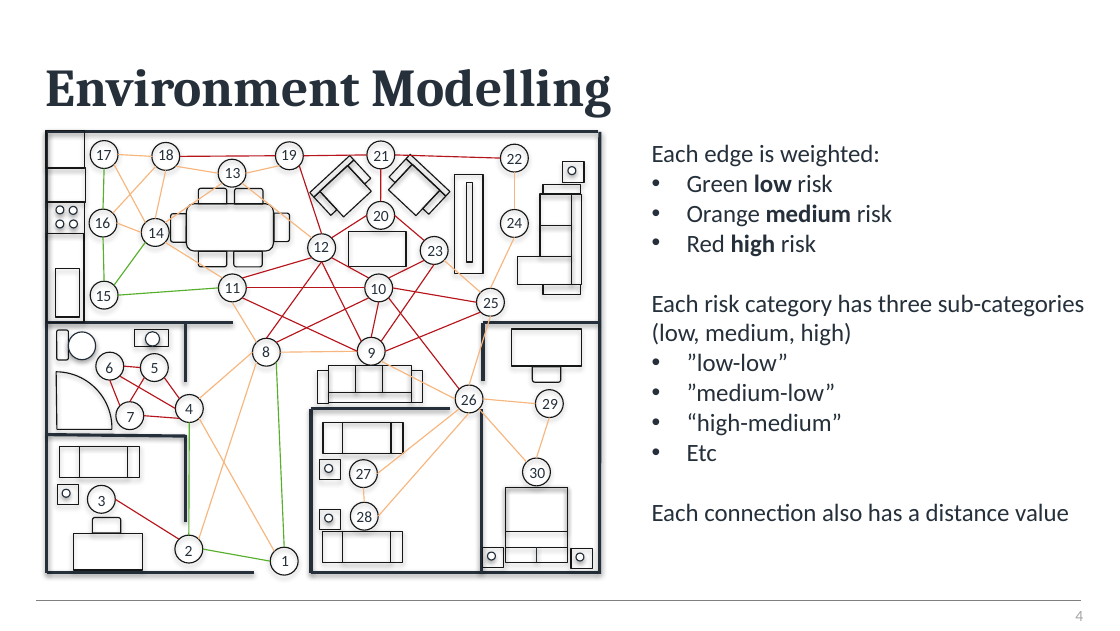
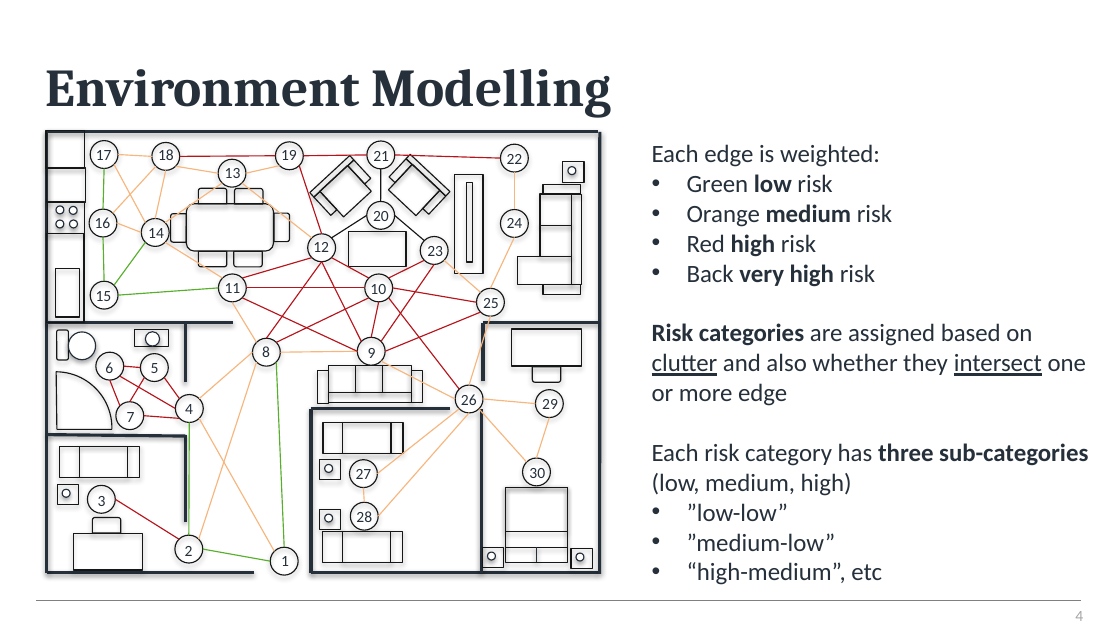
Before and after one commit to hysterr/York_Abstract_Navigation, a slide deck: slide 4 of December_2021.pptx. Drawn at 1120x631 pixels with LibreOffice and Linux fonts; fonts in the diff are those of the drawing; background and template pictures are left out. Boxes give left, top, right and bottom in pixels: in the first picture for what was removed or moved away, otherwise in the second. Text is boxed around its words. In the diff, an @@ line names an element or a change of style, - is before the commit and + after.

```diff
--- a/December_2021.pptx
+++ b/December_2021.pptx
@@ line (381, 169) - (381, 202): stroke #B7151C 0.75 pt to #161817 0.75 pt @@
@@ line (366, 215) - (332, 237): stroke #B7151C 0.75 pt to #161817 0.75 pt @@
@@ line (424, 241) - (394, 215): stroke #B7151C 0.75 pt to #161817 0.75 pt @@
@@ text at [652, 264, 1086, 406]: paragraphs added @@
+• Back very high risk
+Risk categories are assigned based on clutter and also whether they intersect one or more edge
@@ text at [652, 443, 1088, 496]: bold on in "three sub-categories" @@
@@ text at [687, 562, 882, 585]: text changed @@
-• “high-medium”
-• Etc
-Each connection also has a distance value
+• “high-medium”, etc
```
Also in this commit, not shown: 18 other slides changed, 3 slides added, 6 other files.
